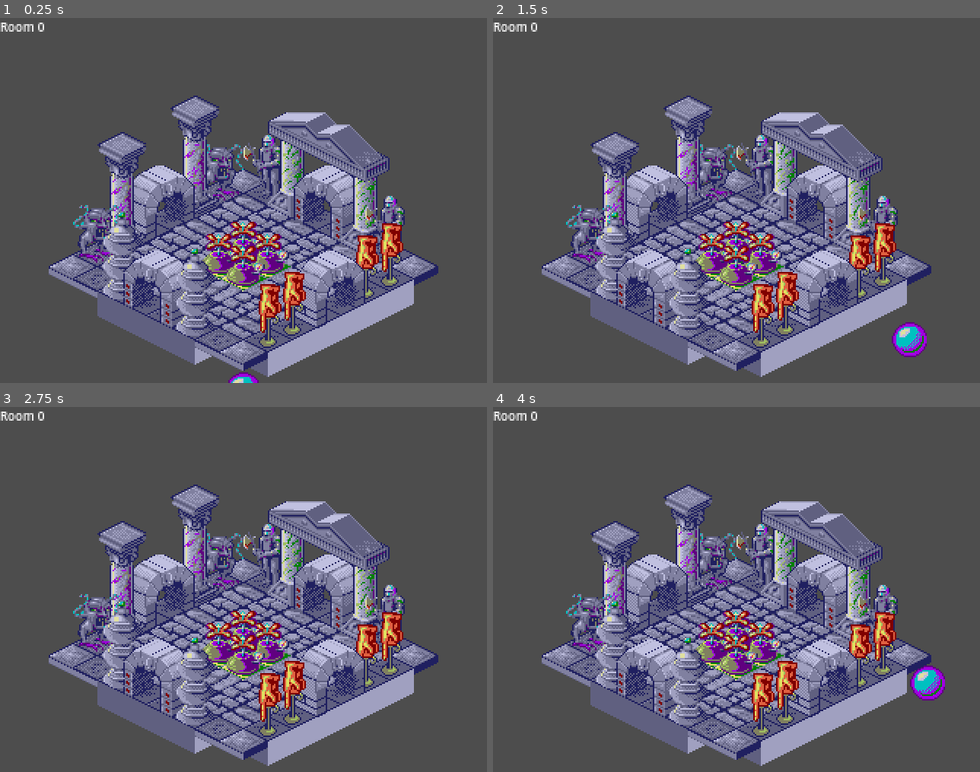
Above: before the commit, frames 1-4 (two rows, left to right).
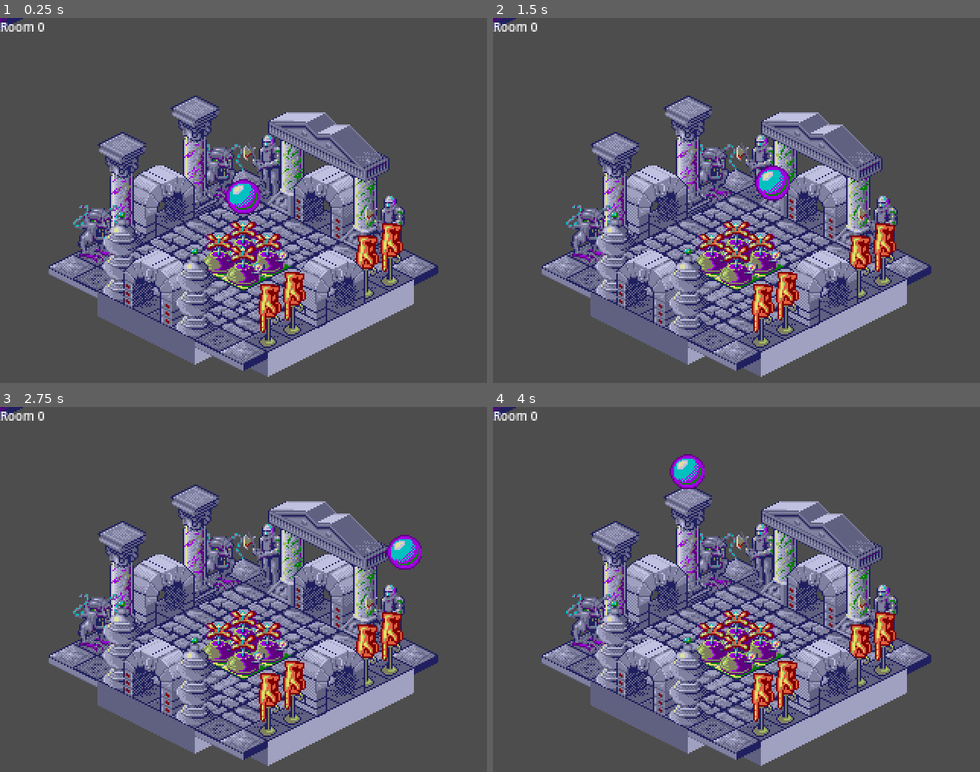
Above: after the commit, the same moments.

Repository: vmedea/godot-experiments
Game: Godot game, scene res://scenes/gameplay.tscn
Same seed, same stepped clock (60 frames per second), same inputs: the game is played once before the commit and once after it.
Inputs:
- Up to frame 1 (0.25 s): no input
- Up to frame 2 (1.5 s): tap Enter (ui_accept) at 0.5, 1.35 s; hold Right (ui_right) 0.53-1.28 s; hold Enter (ui_accept) 0.53-1.28 s; hold Down (ui_down) from 1.28 s (still down)
- Up to frame 3 (2.75 s): tap Enter (ui_accept) at 1.52, 1.82 s; release Down (ui_down) at 2.03 s; hold Right (ui_right) from 2.03 s (still down); hold Enter (ui_accept) from 2.03 s (still down)
- Up to frame 4 (4 s): release Right (ui_right) at 2.78 s; release Enter (ui_accept) at 2.78 s; hold Up (ui_up) 2.78-3.53 s; tap Enter (ui_accept) at 2.85, 3.02, 3.32 s; hold Left (ui_left) from 3.53 s (still down); hold Enter (ui_accept) from 3.53 s (still down)

The runs differ from the first frame. In frame 1, 0.9% of the frame differs, in the area x 0-79%, y 0-100%; in frame 2, 1.3%; in frame 3, 0.8%; in frame 4, 1.3%, in the area x 0-93%, y 0-85%.

Commit message:
actally figure out positioning

Diff:
--- a/scenes/gameplay.gd
+++ b/scenes/gameplay.gd
@@ -7,6 +7,11 @@
 
 # north-west top coordinate of player, in tiles (16x16x16 pixels)
 var player_coord: Vector3
+var player_velocity: Vector3
+
+var room_id = 0
+var rooms = []
+
 
 func load_rooms(filename):
 	var f = FileAccess.open(filename, FileAccess.READ)
@@ -25,7 +30,7 @@
 		# up    -X   west
 		room.exits = {'north': f.get_16(), 'east': f.get_16(), 'south': f.get_16(), 'west': f.get_16()}
 		room.dims = {'x': f.get_8(), 'y': f.get_8(), 'z': ROOM_MAX_Z} # Height is always MAX_Z
-		print("Room %s: exits %s dims %s" % [n, room.exits, room.dims])
+		#print("Room %s: exits %s dims %s" % [n, room.exits, room.dims])
 
 		room.wall_type = f.get_8()
 		room.light_default = f.get_8()
@@ -40,45 +45,111 @@
 	return rooms_data
 
 func build_room(room):
-	var tilemaps = [$Level/Z0, $Level/Z1, $Level/Z2, $Level/Z3, $Level/Z4, $Level/Z5, $Level/Z6, $Level/Z7, $Level/Z8, $Level/Z9, $Level/Z10]
+	var tilemap: TileMap = $Level
+	tilemap.clear()
+
 	for z in range(ROOM_MAX_Z):
-		tilemaps[z].clear()
+		#tilemap.set_layer_z_index(z, z)
+		tilemap.set_layer_y_sort_origin(z, z*16 + z)
+		pass
 
 	for z in range(room.dims.z):
-		var tilemap: TileMap = tilemaps[z]
 		for y in range(room.dims.y):
 			for x in range(room.dims.x):
 				var tile_id = room.level[z][y][x]
 				if tile_id != 0:
-					tilemap.set_cell(0, Vector2i(x, y), 0, Vector2i(tile_id & 0xf, tile_id >> 4), 0)
+					tilemap.set_cell(10 - z, Vector2i(x + z, y + z), 0, Vector2i(tile_id & 0xf, tile_id >> 4), 0)
 
 func update_room_number():
 	$CanvasLayer/RoomNumber.text = "Room %d" % [room_id]
 
-var room_id = 0
-var rooms = []
+# Player size: somewhat smaller size than a tile.
+var TOFS: float = 14.999/16
 
 func place_player():
-	var coord: Vector3 = player_coord + Vector3(0.0, -1.0, 0.0)
-	$Level/Z9/Player.position = Vector2(coord.x - coord.y, coord.x*0.5 + coord.y*0.5 + coord.z) * Vector2(16.0, 16.0)
+	var tilemap: TileMap = $Level
+	# y-sorting grid offset.
+	var grid_pos_s = tilemap.map_to_local(Vector2i(floor(player_coord.x + TOFS) + floor(player_coord.z), floor(player_coord.y + TOFS) + floor(player_coord.z)))
+	# y-sorting layer.
+	var layer = 10 - floor(player_coord.z) # layer
+	var layer_offset = Vector2(0.0, layer*16 + layer)
+	# Display position of player.
+	var local_pos = Vector2(player_coord.x - player_coord.y, player_coord.x*0.5 + player_coord.y*0.5 + player_coord.z) * Vector2(16.0, 16.0) + Vector2(16.0, 8.0)
+
+	# Sorting position.
+	$Level/Player.position = grid_pos_s + layer_offset
+	# Position of player sprite relative to sorting position.
+	$Level/Player/Player.position = local_pos - $Level/Player.position
+
+	#$Sprite2D.position = $Level.position + grid_pos_s
+
 
 func _ready():
 	rooms = load_rooms("res://rooms.bin")
 	build_room(rooms[room_id])
 	update_room_number()
-	player_coord = Vector3(0, 0, 10)
+	player_coord = Vector3(1, 1, 9)
 	place_player()
+
+func collision_check(pos: Vector3):
+	var x0 := int(floor(pos.x))
+	var x1 := int(floor(pos.x + TOFS))
+	var y0 := int(floor(pos.y))
+	var y1 := int(floor(pos.y + TOFS))
+	var z0 := int(floor(pos.z))
+	var z1 := int(floor(pos.z + TOFS))
+	var room = rooms[room_id]
+	for z in range(z0, z1 + 1):
+		for y in range(y0, y1 + 1):
+			for x in range(x0, x1 + 1):
+				if x < 0 or y < 0 or z < 0 or x >= room.dims.x or y >= room.dims.y or z >= room.dims.z:
+					return false
+				if room.level[z][y][x] != 0:
+					return false
+	#print(x0, " ", x1, " ", y0, " ", y1, " ", z0, " ", z1)
+	return true
 
 func _process(delta):
 	var speed = 0.125 * 60
+	var direction: Vector3
 	if Input.is_action_pressed('ui_up'):
-		player_coord.x -= speed * delta
+		direction.x = -1.0
 	if Input.is_action_pressed('ui_down'):
-		player_coord.x += speed * delta
+		direction.x = 1.0
 	if Input.is_action_pressed('ui_left'):
-		player_coord.y += speed * delta
+		direction.y = 1.0
 	if Input.is_action_pressed('ui_right'):
-		player_coord.y -= speed * delta
+		direction.y = -1.0
+
+	#if direction.length_squared() != 0:
+	#	$Level/Player.play("walk")
+	#else:
+	#	$Level/Player.stop()
+
+	player_velocity.x = speed * direction.x
+	player_velocity.y = speed * direction.y
+
+	# Jumping
+	if Input.is_action_pressed('ui_accept'):
+		player_velocity.z = -2.0
+
+	# Gravity
+	player_velocity += Vector3(0.0, 0.0, 2.0) * delta
+
+	# Ideally, instead of doing this per coord, the collison would return a vector
+	# maximum movement in each direction for slide.
+	var new_coord = player_coord + Vector3(player_velocity.x, 0.0, 0.0) * delta
+	if collision_check(new_coord):
+		player_coord = new_coord
+
+	new_coord = player_coord + Vector3(0.0, player_velocity.y, 0.0) * delta
+	if collision_check(new_coord):
+		player_coord = new_coord
+
+	new_coord = player_coord + Vector3(0.0, 0.0, player_velocity.z) * delta
+	if collision_check(new_coord):
+		player_coord = new_coord
+
 	place_player()
 
 func _input(event):
--- a/scenes/gameplay.tscn
+++ b/scenes/gameplay.tscn
@@ -1,8 +1,9 @@
-[gd_scene load_steps=27 format=3 uid="uid://cjff0raswj0w7"]
+[gd_scene load_steps=28 format=3 uid="uid://cjff0raswj0w7"]
 
 [ext_resource type="TileSet" uid="uid://c187et4kt1xgt" path="res://tilesets/game.tres" id="1_oyj32"]
 [ext_resource type="Script" path="res://scenes/gameplay.gd" id="1_sliko"]
 [ext_resource type="Texture2D" uid="uid://dnr8y057mu0t1" path="res://textures/ball.png" id="3_hjfb8"]
+[ext_resource type="Texture2D" uid="uid://cox87l6acoaid" path="res://textures/blocks.png" id="4_xnb37"]
 
 [sub_resource type="AtlasTexture" id="AtlasTexture_wwgai"]
 atlas = ExtResource("3_hjfb8")
@@ -113,97 +114,104 @@
 [node name="Node2D" type="Node2D"]
 script = ExtResource("1_sliko")
 
-[node name="Level" type="Node2D" parent="."]
-position = Vector2(144, -56)
-metadata/_edit_lock_ = true
-
-[node name="Z10" type="TileMap" parent="Level"]
-position = Vector2(0, 160)
-tile_set = ExtResource("1_oyj32")
-format = 2
-metadata/_edit_lock_ = true
-
-[node name="Z9" type="TileMap" parent="Level"]
-z_index = 1
-y_sort_enabled = true
-position = Vector2(0, 144)
-tile_set = ExtResource("1_oyj32")
-format = 2
-layer_0/y_sort_enabled = true
-metadata/_edit_lock_ = true
-
-[node name="Player" type="AnimatedSprite2D" parent="Level/Z9"]
-z_index = 1
-y_sort_enabled = true
-position = Vector2(16, 6)
-frames = SubResource("SpriteFrames_m2abi")
-animation = &"idle"
-
-[node name="Z8" type="TileMap" parent="Level"]
-z_index = 2
-position = Vector2(0, 128)
-tile_set = ExtResource("1_oyj32")
-format = 2
-metadata/_edit_lock_ = true
-
-[node name="Z7" type="TileMap" parent="Level"]
-z_index = 3
-position = Vector2(0, 112)
-tile_set = ExtResource("1_oyj32")
-format = 2
-metadata/_edit_lock_ = true
-
-[node name="Z6" type="TileMap" parent="Level"]
-z_index = 4
-position = Vector2(0, 96)
-tile_set = ExtResource("1_oyj32")
-format = 2
-metadata/_edit_lock_ = true
-
-[node name="Z5" type="TileMap" parent="Level"]
-z_index = 5
-position = Vector2(0, 80)
-tile_set = ExtResource("1_oyj32")
-format = 2
-metadata/_edit_lock_ = true
-
-[node name="Z4" type="TileMap" parent="Level"]
-z_index = 6
-position = Vector2(0, 64)
-tile_set = ExtResource("1_oyj32")
-format = 2
-metadata/_edit_lock_ = true
-
-[node name="Z3" type="TileMap" parent="Level"]
-z_index = 7
-position = Vector2(0, 48)
-tile_set = ExtResource("1_oyj32")
-format = 2
-metadata/_edit_lock_ = true
-
-[node name="Z2" type="TileMap" parent="Level"]
-z_index = 8
-position = Vector2(0, 32)
-tile_set = ExtResource("1_oyj32")
-format = 2
-metadata/_edit_lock_ = true
-
-[node name="Z1" type="TileMap" parent="Level"]
-z_index = 9
-position = Vector2(0, 16)
-tile_set = ExtResource("1_oyj32")
-format = 2
-metadata/_edit_lock_ = true
-
-[node name="Z0" type="TileMap" parent="Level"]
-z_index = 10
-tile_set = ExtResource("1_oyj32")
-format = 2
-metadata/_edit_lock_ = true
-
 [node name="CanvasLayer" type="CanvasLayer" parent="."]
 
 [node name="RoomNumber" type="Label" parent="CanvasLayer"]
 offset_right = 93.0
 offset_bottom = 23.0
 theme_override_font_sizes/font_size = 8
+
+[node name="Level" type="TileMap" parent="."]
+y_sort_enabled = true
+position = Vector2(144, -56)
+tile_set = ExtResource("1_oyj32")
+format = 2
+layer_0/y_sort_enabled = true
+layer_1/name = ""
+layer_1/enabled = true
+layer_1/modulate = Color(1, 1, 1, 1)
+layer_1/y_sort_enabled = true
+layer_1/y_sort_origin = 0
+layer_1/z_index = 0
+layer_1/tile_data = PackedInt32Array()
+layer_2/name = ""
+layer_2/enabled = true
+layer_2/modulate = Color(1, 1, 1, 1)
+layer_2/y_sort_enabled = true
+layer_2/y_sort_origin = 0
+layer_2/z_index = 0
+layer_2/tile_data = PackedInt32Array()
+layer_3/name = ""
+layer_3/enabled = true
+layer_3/modulate = Color(1, 1, 1, 1)
+layer_3/y_sort_enabled = true
+layer_3/y_sort_origin = 0
+layer_3/z_index = 0
+layer_3/tile_data = PackedInt32Array()
+layer_4/name = ""
+layer_4/enabled = true
+layer_4/modulate = Color(1, 1, 1, 1)
+layer_4/y_sort_enabled = true
+layer_4/y_sort_origin = 0
+layer_4/z_index = 0
+layer_4/tile_data = PackedInt32Array()
+layer_5/name = ""
+layer_5/enabled = true
+layer_5/modulate = Color(1, 1, 1, 1)
+layer_5/y_sort_enabled = true
+layer_5/y_sort_origin = 0
+layer_5/z_index = 0
+layer_5/tile_data = PackedInt32Array()
+layer_6/name = ""
+layer_6/enabled = true
+layer_6/modulate = Color(1, 1, 1, 1)
+layer_6/y_sort_enabled = true
+layer_6/y_sort_origin = 0
+layer_6/z_index = 0
+layer_6/tile_data = PackedInt32Array()
+layer_7/name = ""
+layer_7/enabled = true
+layer_7/modulate = Color(1, 1, 1, 1)
+layer_7/y_sort_enabled = true
+layer_7/y_sort_origin = 0
+layer_7/z_index = 0
+layer_7/tile_data = PackedInt32Array()
+layer_8/name = ""
+layer_8/enabled = true
+layer_8/modulate = Color(1, 1, 1, 1)
+layer_8/y_sort_enabled = true
+layer_8/y_sort_origin = 0
+layer_8/z_index = 0
+layer_8/tile_data = PackedInt32Array()
+layer_9/name = ""
+layer_9/enabled = true
+layer_9/modulate = Color(1, 1, 1, 1)
+layer_9/y_sort_enabled = true
+layer_9/y_sort_origin = 0
+layer_9/z_index = 0
+layer_9/tile_data = PackedInt32Array()
+layer_10/name = ""
+layer_10/enabled = true
+layer_10/modulate = Color(1, 1, 1, 1)
+layer_10/y_sort_enabled = true
+layer_10/y_sort_origin = 0
+layer_10/z_index = 0
+layer_10/tile_data = PackedInt32Array()
+layer_11/name = ""
+layer_11/enabled = true
+layer_11/modulate = Color(1, 1, 1, 1)
+layer_11/y_sort_enabled = true
+layer_11/y_sort_origin = 0
+layer_11/z_index = 0
+layer_11/tile_data = PackedInt32Array()
+
+[node name="Player" type="Node2D" parent="Level"]
+
+[node name="Player" type="AnimatedSprite2D" parent="Level/Player"]
+frames = SubResource("SpriteFrames_m2abi")
+animation = &"idle"
+
+[node name="Sprite2D" type="Sprite2D" parent="."]
+texture = ExtResource("4_xnb37")
+region_enabled = true
+region_rect = Rect2(384, 0, 32, 40)
